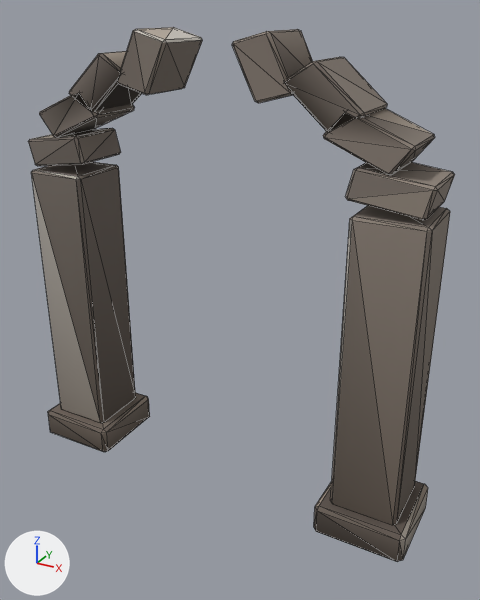
Two versions of the glTF model assets/ca/abyss/abyss_arch.glb, one commit apart.
Rendered twice from a camera (50 mm lens) standing at (3.02, -5.08, 4.57) and looking at (0.21, 0.02, 2.02). Arrows for +X, +Y and +Z are at lower left; the lights stay in place. The first picture is the older version. Mesh edges are drawn as thin lines. Vertices at exactly the same position are counted once.

Names of what the first picture shows: 'ca_abyss_arch'.
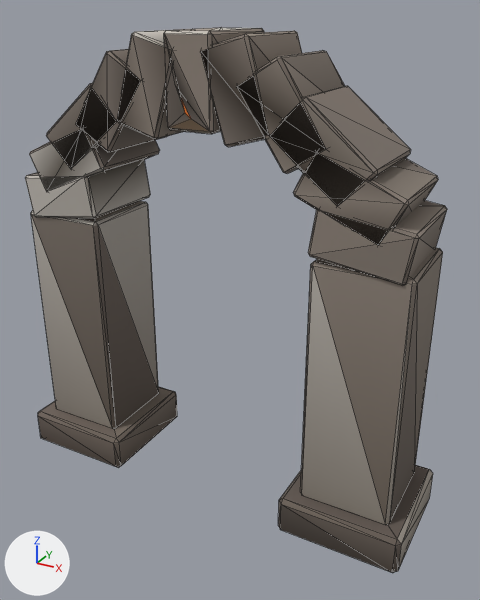
Location of each change, [x1, y1, x2, y2] in pixels of the pictures (480 x 600 px; the box of a moved part takes in the faces that stretch with it):
'ca_abyss_arch', reshaped
    before: [28, 27, 455, 562]
    after: [25, 27, 447, 573]
part 1 of me_ca_abyss_arch, moved or reshaped
    before: [48, 393, 150, 452]
    after: [38, 386, 177, 468]
part 2 of me_ca_abyss_arch, moved or reshaped
    before: [31, 162, 136, 423]
    after: [31, 201, 159, 429]
part 3 of me_ca_abyss_arch, moved or reshaped
    before: [314, 481, 428, 562]
    after: [278, 465, 433, 573]
part 4 of me_ca_abyss_arch, moved or reshaped
    before: [330, 206, 450, 525]
    after: [300, 248, 443, 525]
part 5 of me_ca_abyss_arch, deleted
    before: [28, 27, 455, 220]
part 6 of me_ca_abyss_arch, added
    after: [25, 27, 447, 286]

The change in detail:
me_ca_abyss_arch is used by ob_ca_abyss_arch; location (0.0, 0.0, 0.0).
me_ca_abyss_arch had 288 vertices, 528 faces and spanned x -2.11..2.11, y -0.43..0.43, z 0.0..4.41.
me_ca_abyss_arch now has 366 vertices, 672 faces and spans x -2.11..2.11, y -0.58..0.58, z 0.0..4.41.
me_ca_abyss_arch part 1: the loose piece of 24 vertices spanning x -2.11..-1.24, y -0.43..0.43, z 0.0..0.31 is scaled about its middle by (1.37, 1.37, 1.25), then moved by (0.15, 0.0, 0.04).
me_ca_abyss_arch part 2: the loose piece of 24 vertices spanning x -2.0..-1.36, y -0.32..0.32, z 0.29..3.1 is scaled about its middle by (1.37, 1.37, 0.834), then moved by (0.15, 0.0, -0.15).
me_ca_abyss_arch part 3: the loose piece of 24 vertices spanning x 1.24..2.11, y -0.43..0.43, z 0.0..0.31 is scaled about its middle by (1.37, 1.37, 1.25), then moved by (-0.15, 0.0, 0.04).
me_ca_abyss_arch part 4: the loose piece of 24 vertices spanning x 1.36..2.0, y -0.32..0.32, z 0.29..3.1 is scaled about its middle by (1.37, 1.37, 0.834), then moved by (-0.15, 0.0, -0.15).
me_ca_abyss_arch part 5: 8 loose pieces with 192 vertices, spanning x -2.0..2.0, y -0.3..0.3, z 3.14..4.41, are deleted.
Part 6, on me_ca_abyss_arch:
182 vertices are added at x -1.94..1.94, y -0.46..0.46, z 2.66..4.41.
88 new vertices lie (0.0, 0.86, 0.0) away from vertices in x -1.94..1.94, y -0.43, z 2.66..4.41.
496 new faces join them.
